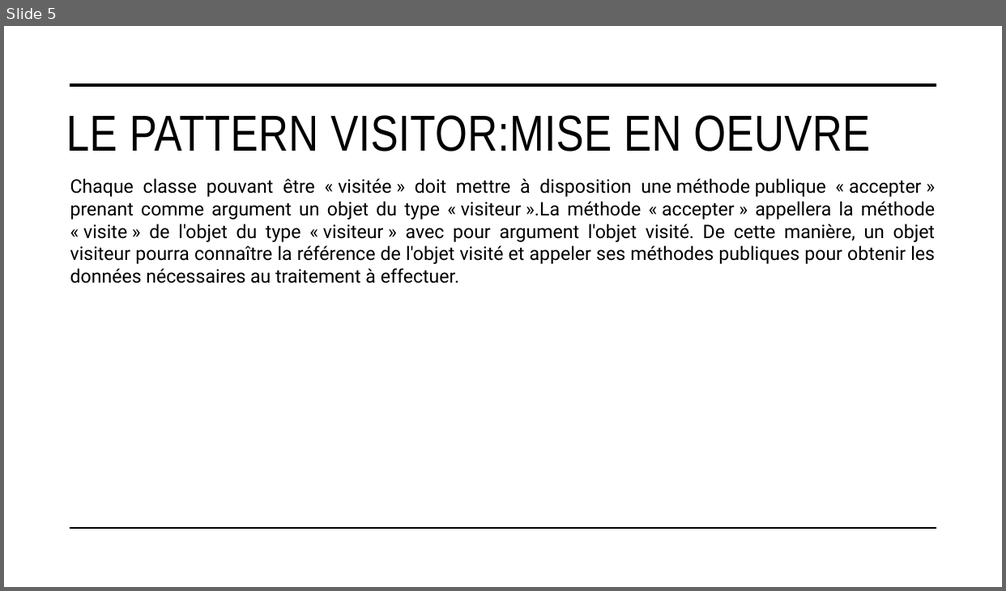
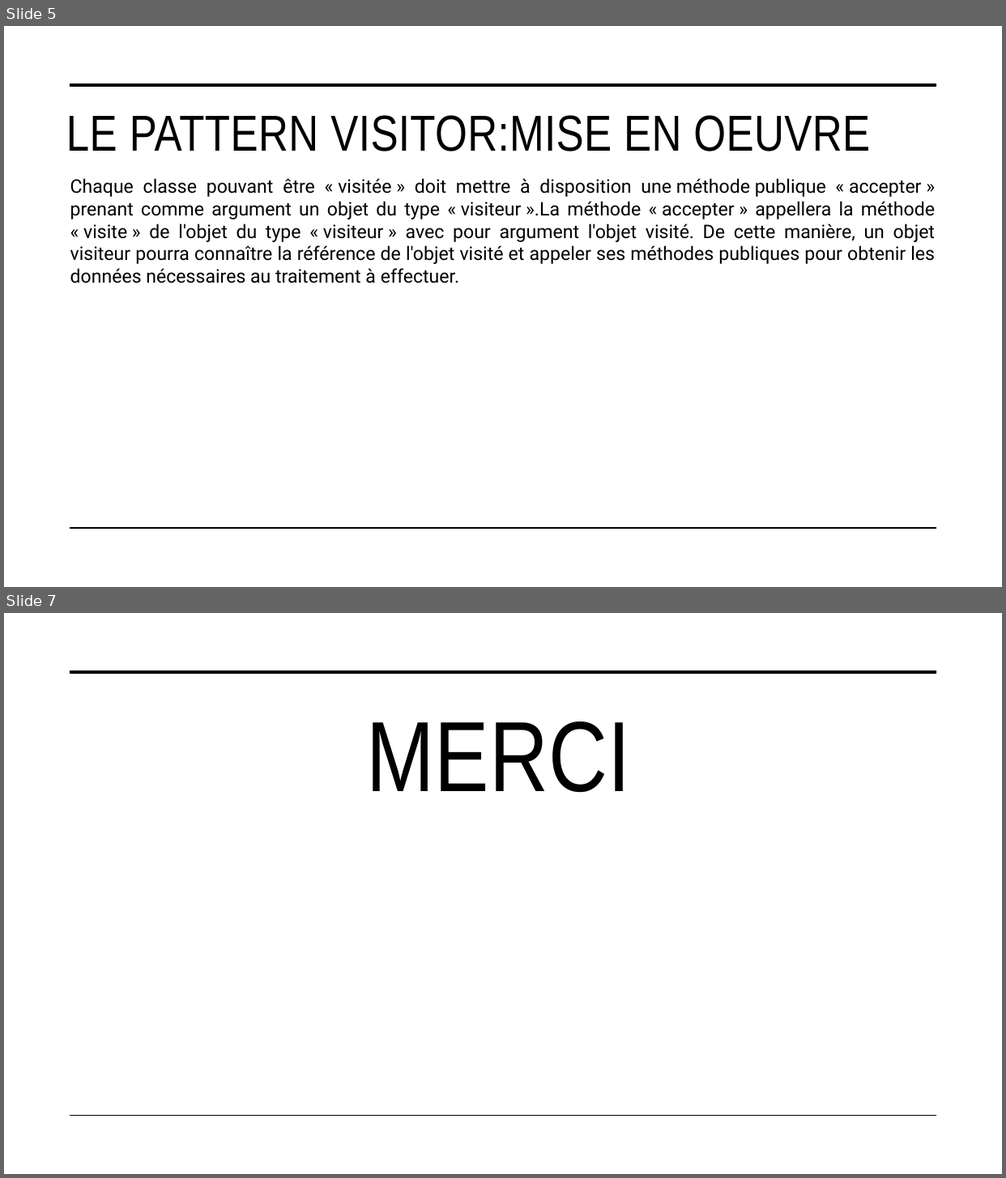
Before and after one commit to Bog0sso/VisitorPattern, a slide deck: VisitorPattern.pptx. Shown one above the other, each under a label of ours: slide 5 before the commit, slides 5 and 7 after it; the slides between them are not shown. The pictures are 1006x591 and 1006x1178 pixels, drawn with LibreOffice and Linux fonts; fonts in the diff are those of the drawing. Boxes give left, top, right and bottom in pixels: in the first picture for what was removed or moved away, otherwise in the second. Text is boxed around its words. In the diff, an @@ line names an element or a change of style, - is before the commit and + after.

```diff
--- a/VisitorPattern.pptx
+++ b/VisitorPattern.pptx
@@ slide 7 added at bbox=[4, 613, 1002, 1174], background #FFFFFF @@
@@ line added from (70, 672) to (937, 672), #000000 3.5 pt @@
@@ title added at bbox=[366, 722, 631, 793], 96 pt, text #000000 @@
+MERCI
@@ line added from (70, 1116) to (937, 1116), #000000 1 pt @@
```
Also in this commit, not shown: 2 slides changed.
